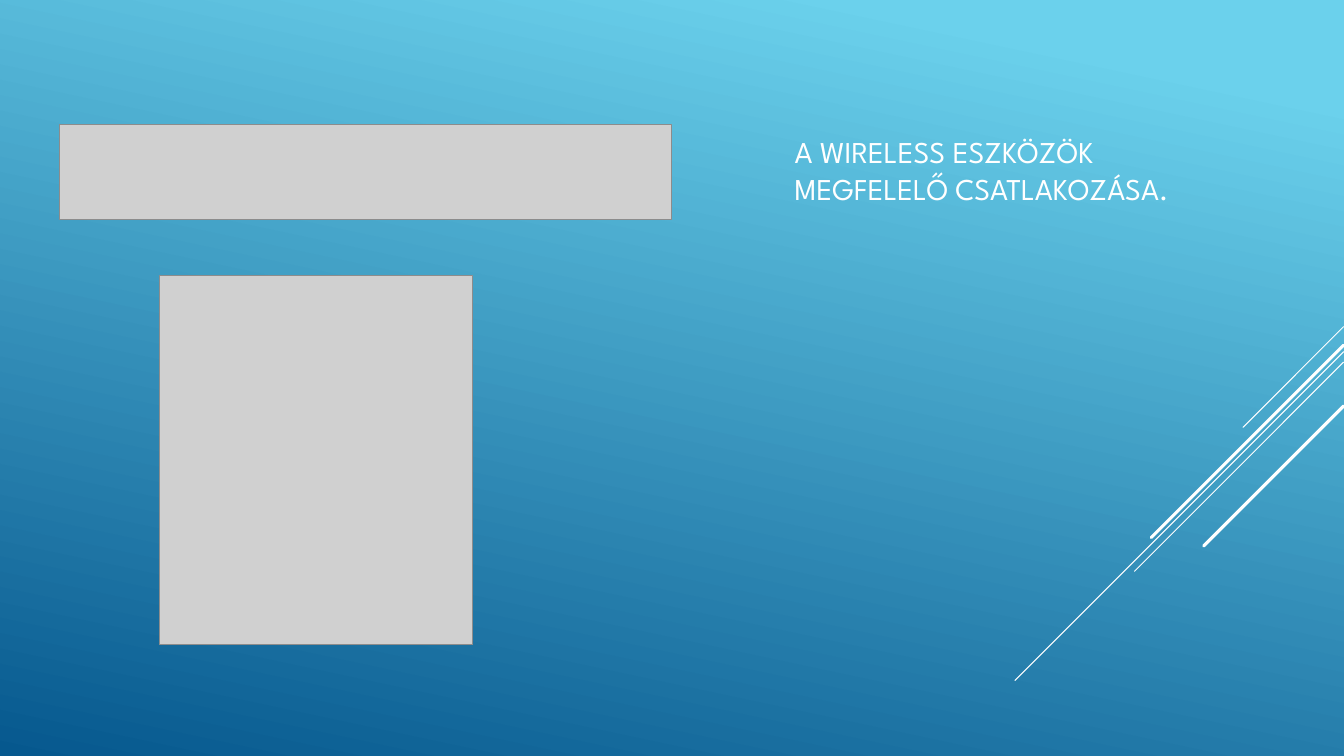
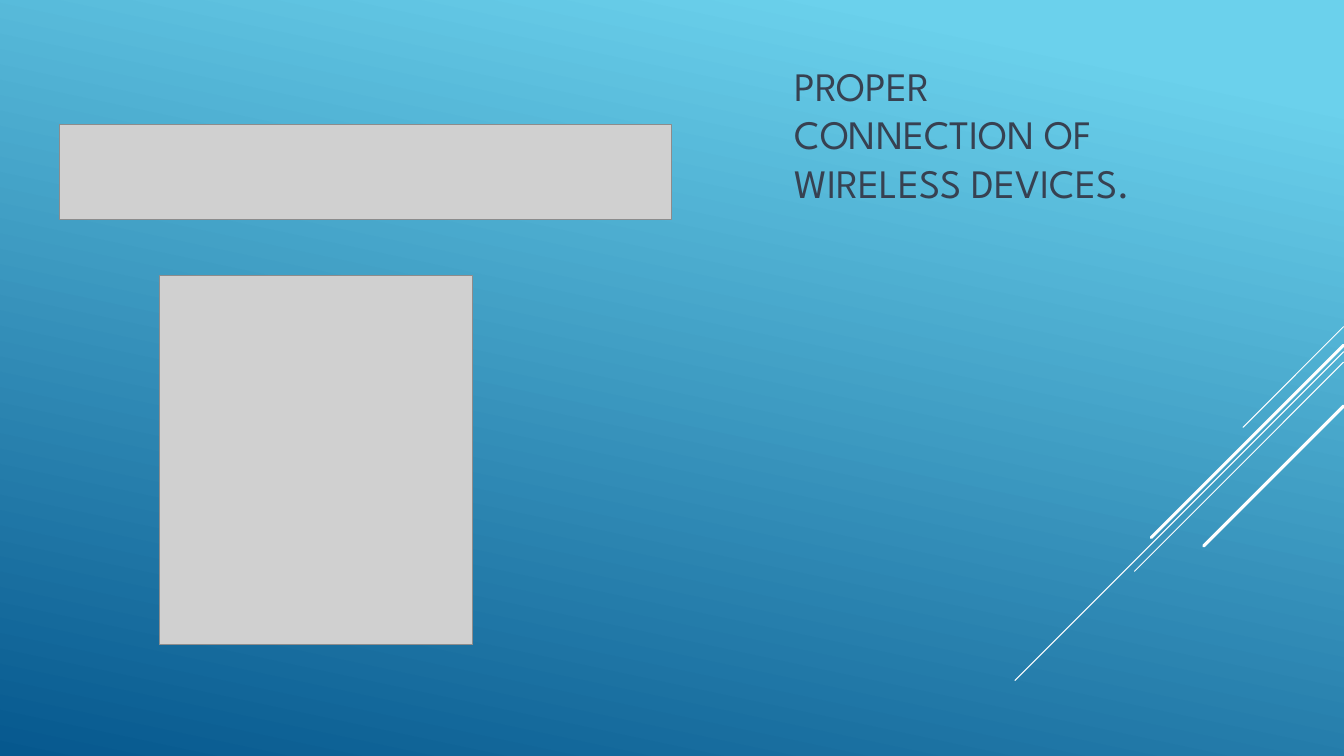
Before and after one commit to halasznoel/IKTp, a slide deck: slide 5 of Projekt/IKT Projekt - 2023.pptx. Drawn at 1344x756 pixels with LibreOffice and Linux fonts; fonts in the diff are those of the drawing; grey boxes stand for pictures. Boxes give left, top, right and bottom in pixels: in the first picture for what was removed or moved away, otherwise in the second. Text is boxed around its words. In the diff, an @@ line names an element or a change of style, - is before the commit and + after.

```diff
--- a/Projekt/IKT Projekt - 2023.pptx
+++ b/Projekt/IKT Projekt - 2023.pptx
@@ title at [795,74,1130,199]: text changed; size 21.6 to 28.8 pt; text colour #FFFFFF to #374151 @@
-A WIRELESS ESZKÖZÖK MEGFELELŐ CSATLAKOZÁSA.
+PROPER CONNECTION OF WIRELESS DEVICES.
```
Also in this commit, not shown: 5 other slides changed, 10 other files.
